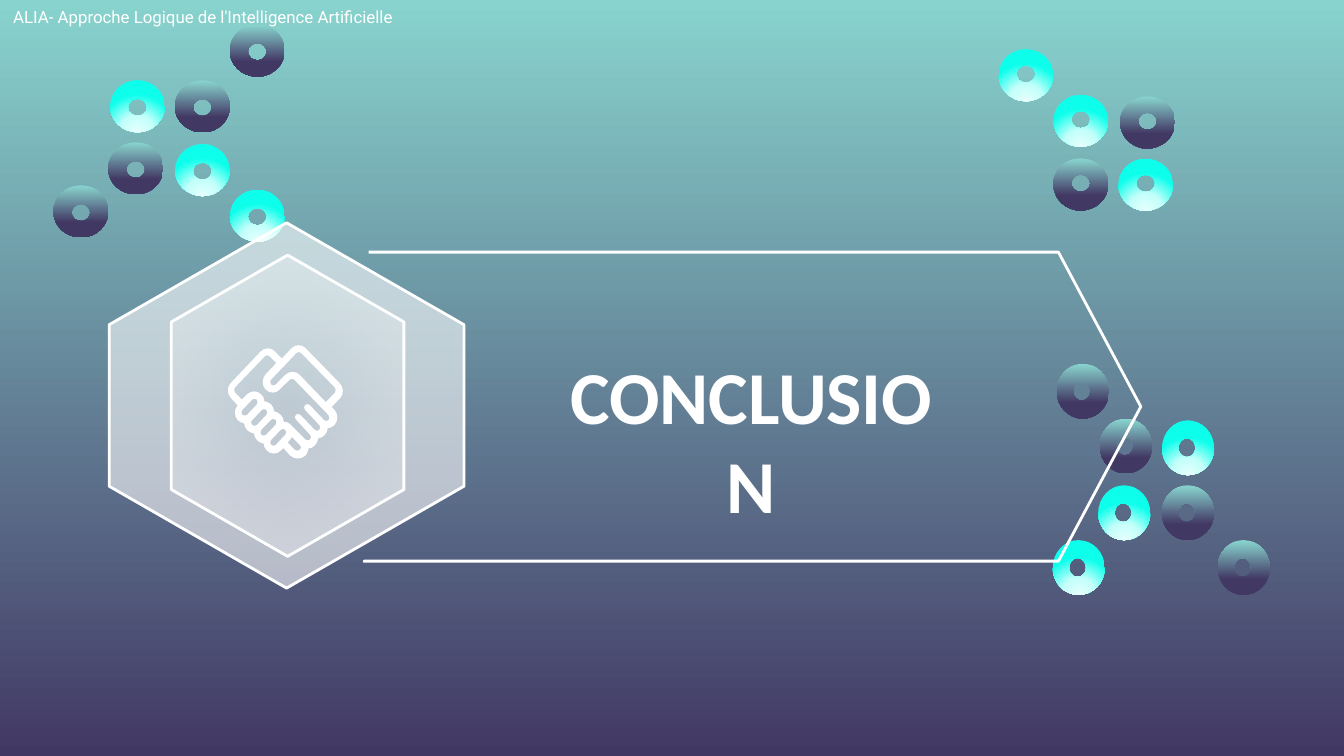
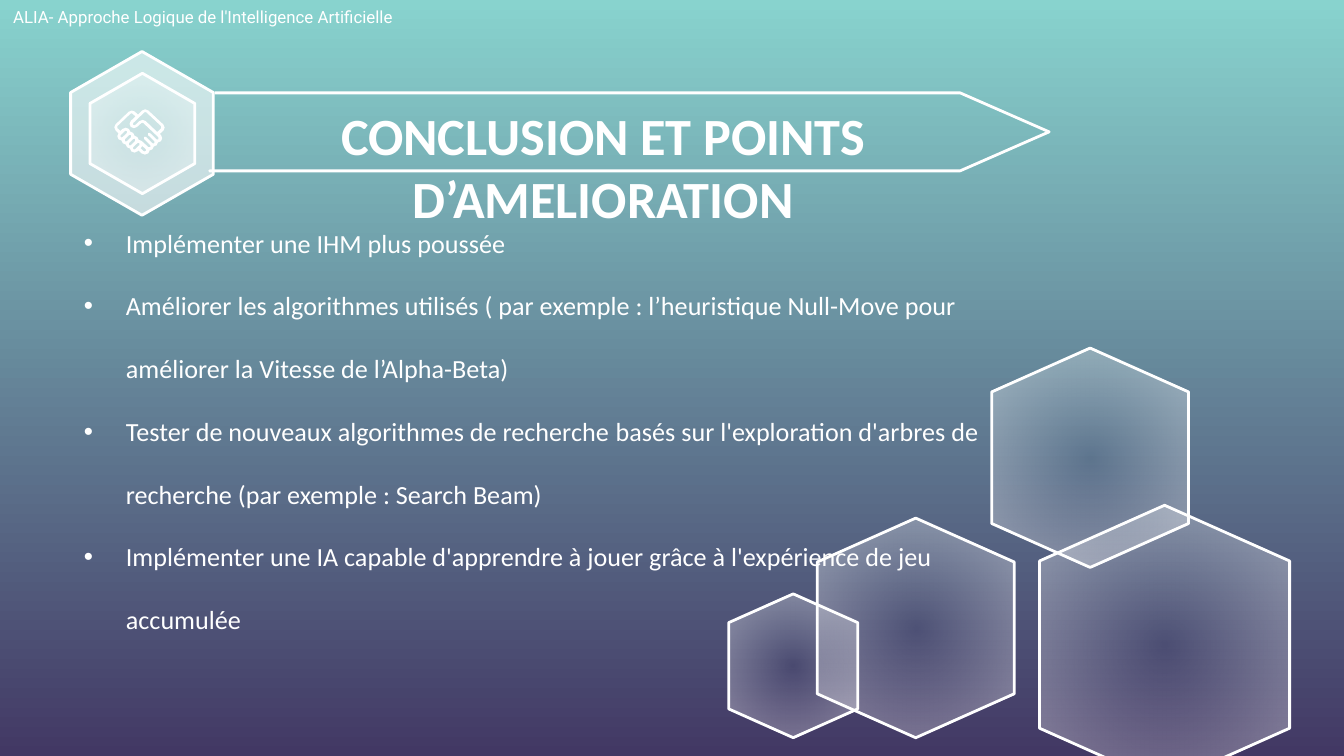
Before and after one commit to mguillevic/Othello, a slide deck: slide 18 of ALIA_Othello FINAL.pptx. Drawn at 1344x756 pixels with LibreOffice and Linux fonts; fonts in the diff are those of the drawing; background and template pictures are left out. Boxes give left, top, right and bottom in pixels: in the first picture for what was removed or moved away, otherwise in the second. Text is boxed around its words. In the diff, an @@ line names an element or a change of style, - is before the commit and + after.

```diff
--- a/ALIA_Othello FINAL.pptx
+++ b/ALIA_Othello FINAL.pptx
@@ hexagon: place and size @@
-hexagon at bbox=[129, 200, 445, 610]
+hexagon at bbox=[71, 51, 214, 215]
@@ freeform shape removed at bbox=[999, 50, 1054, 102] @@
@@ hexagon: place and size @@
-hexagon at bbox=[171, 255, 404, 556]
+hexagon at bbox=[90, 73, 195, 194]
@@ freeform shape: place and size @@
-freeform shape at bbox=[227, 345, 344, 458]
+freeform shape at bbox=[114, 109, 165, 155]
@@ freeform shape: place and size @@
-freeform shape at bbox=[364, 253, 1141, 563]
+freeform shape at bbox=[210, 93, 1050, 171]
@@ freeform shape removed at bbox=[1054, 95, 1109, 148] @@
@@ freeform shape removed at bbox=[1120, 97, 1175, 149] @@
@@ title at bbox=[341, 121, 866, 219]: text changed; size 40 to 28 pt @@
-CONCLUSION
+CONCLUSION ET POINTS D’AMELIORATION
@@ freeform shape removed at bbox=[1054, 159, 1109, 211] @@
@@ freeform shape removed at bbox=[1118, 159, 1173, 211] @@
@@ group removed at bbox=[54, 24, 285, 242]: 7 freeform shapes @@
@@ text added at bbox=[126, 235, 978, 573], 14 pt, text #FFFFFF @@
+• Implémenter une IHM plus poussée
+• Améliorer les algorithmes utilisés ( par exemple : l’heuristique Null-Move pour améliorer la Vitesse de l’Alpha-Beta)
+• Tester de nouveaux algorithmes de recherche basés sur l'exploration d'arbres de recherche (par exemple : Search Beam)
+• Implémenter une IA capable d'apprendre à jouer grâce à l'expérience de jeu accumulée
@@ group removed at bbox=[1052, 364, 1270, 595]: 7 freeform shapes @@
@@ group added at bbox=[729, 347, 1290, 756]: 4 flow chart preparations @@
```
Also in this commit, not shown: 4 other slides changed.
